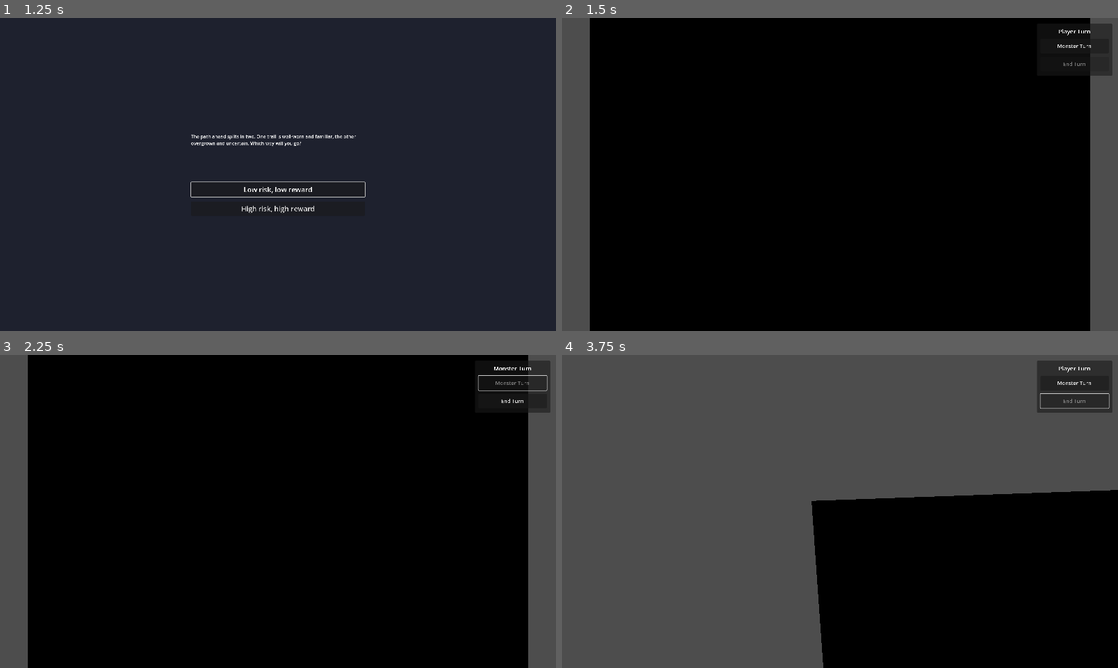
Above: before the commit, frames 1-4 (two rows, left to right).
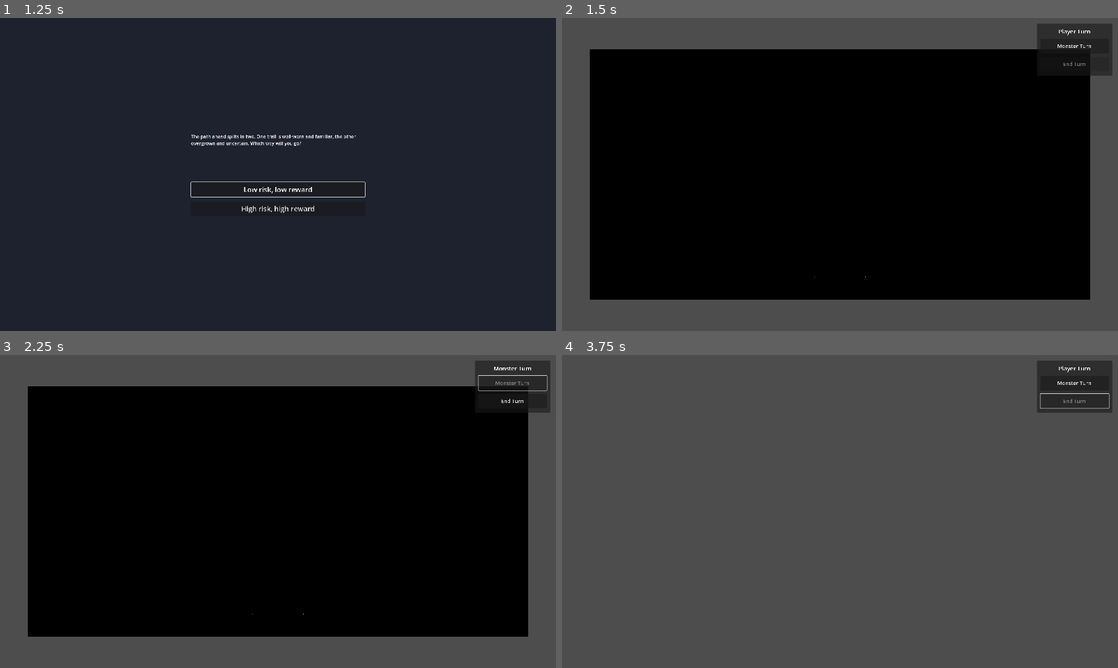
Above: after the commit, the same moments.

Repository: aartcmeijer-hash/silt-2
Game: Godot game, scene res://scenes/menus/main_menu.tscn
Same seed, same stepped clock (60 frames per second), same inputs: the game is played once before the commit and once after it.
Inputs:
- Up to frame 1 (1.25 s): click "Play" at 0.5 s
- Up to frame 2 (1.5 s): click "Low risk, low reward" at 1.25 s
- Up to frame 3 (2.25 s): click "Monster Turn" at 2 s
- Up to frame 4 (3.75 s): click "End Turn" at 2.75 s; tap Enter at 3.5 s; hold E (rotate_right) from 3.53 s (still down)

Frame 1 is identical in both runs. In frame 2, 18% of the frame differs, in the area x 5-95%, y 0-100%; in frame 3, 18%; in frame 4, 30%, in the area x 44-100%, y 43-100%.

Commit message:
fix: correct camera angle to 30° isometric view
Change camera position from (0, 300, 300) to (0, 577, 1000) for proper
30° isometric angle instead of 45° top-down view.

Co-Authored-By: Claude Sonnet 4.5 <noreply@anthropic.com>

Diff:
--- a/scripts/game/tactical_game_screen.gd
+++ b/scripts/game/tactical_game_screen.gd
@@ -73,10 +73,16 @@
 	if camera:
 		camera.projection = Camera3D.PROJECTION_ORTHOGONAL
 		camera.size = 400.0
-		camera.far = 1000.0
-		# Position camera for isometric view
-		camera.position = Vector3(0, 300, 300)
-		camera.look_at(Vector3.ZERO, Vector3.UP)
+		camera.far = 1500.0
+
+		# Position camera for 30° isometric view
+		var grid_center := Vector3.ZERO
+		var camera_distance := 1000.0
+		var camera_angle := 30.0  # degrees from horizontal
+		var camera_height := camera_distance * tan(deg_to_rad(camera_angle))  # ~577
+
+		camera.position = Vector3(0, camera_height, camera_distance)
+		camera.look_at(grid_center, Vector3.UP)
 
 
 func rotate_camera(delta_angle: float) -> void:
